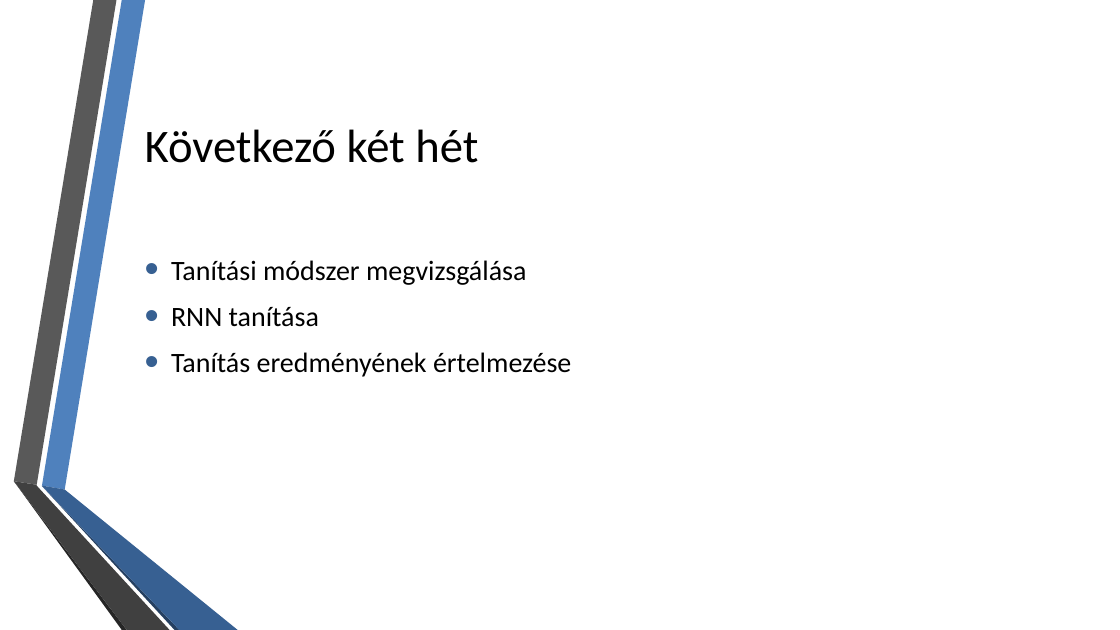
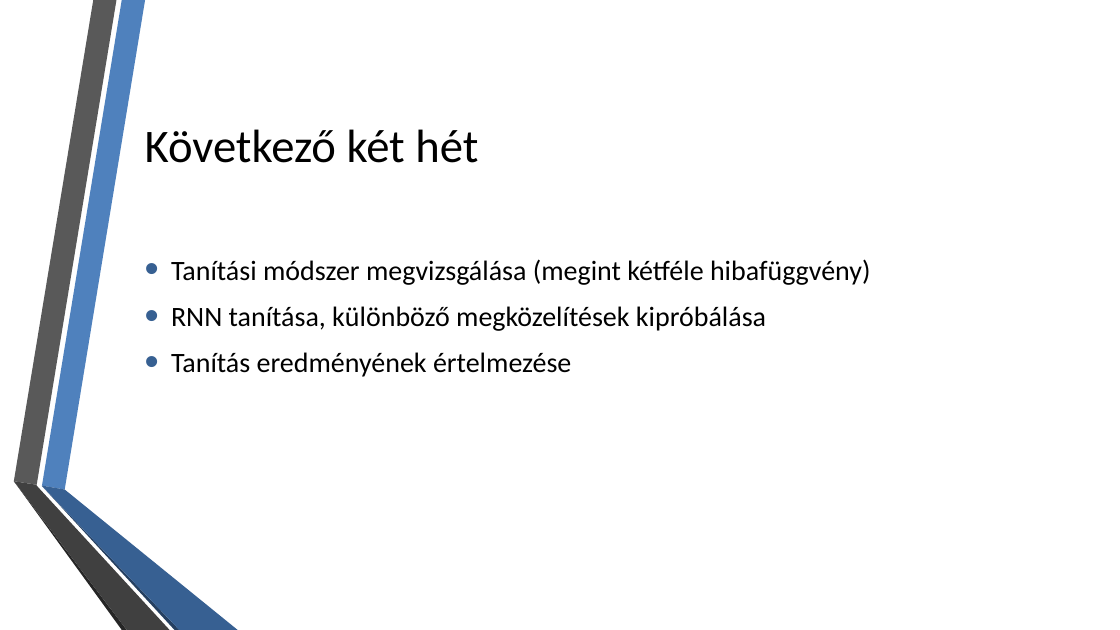
Before and after one commit to ffabi/SemesterProject, a slide deck: slide 10 of Szimpózium04017.pptx. Drawn at 1120x630 pixels with LibreOffice and Linux fonts; fonts in the diff are those of the drawing; background and template pictures are left out. Boxes give left, top, right and bottom in pixels: in the first picture for what was removed or moved away, otherwise in the second. Text is boxed around its words. In the diff, an @@ line names an element or a change of style, - is before the commit and + after.

```diff
--- a/Szimpózium04017.pptx
+++ b/Szimpózium04017.pptx
@@ text at (171, 259, 871, 331): text changed @@
-• Tanítási módszer megvizsgálása
-• RNN tanítása
+• Tanítási módszer megvizsgálása (megint kétféle hibafüggvény)
+• RNN tanítása, különböző megközelítések kipróbálása
```
Also in this commit, not shown: 1 other slide changed, 7 other files.
